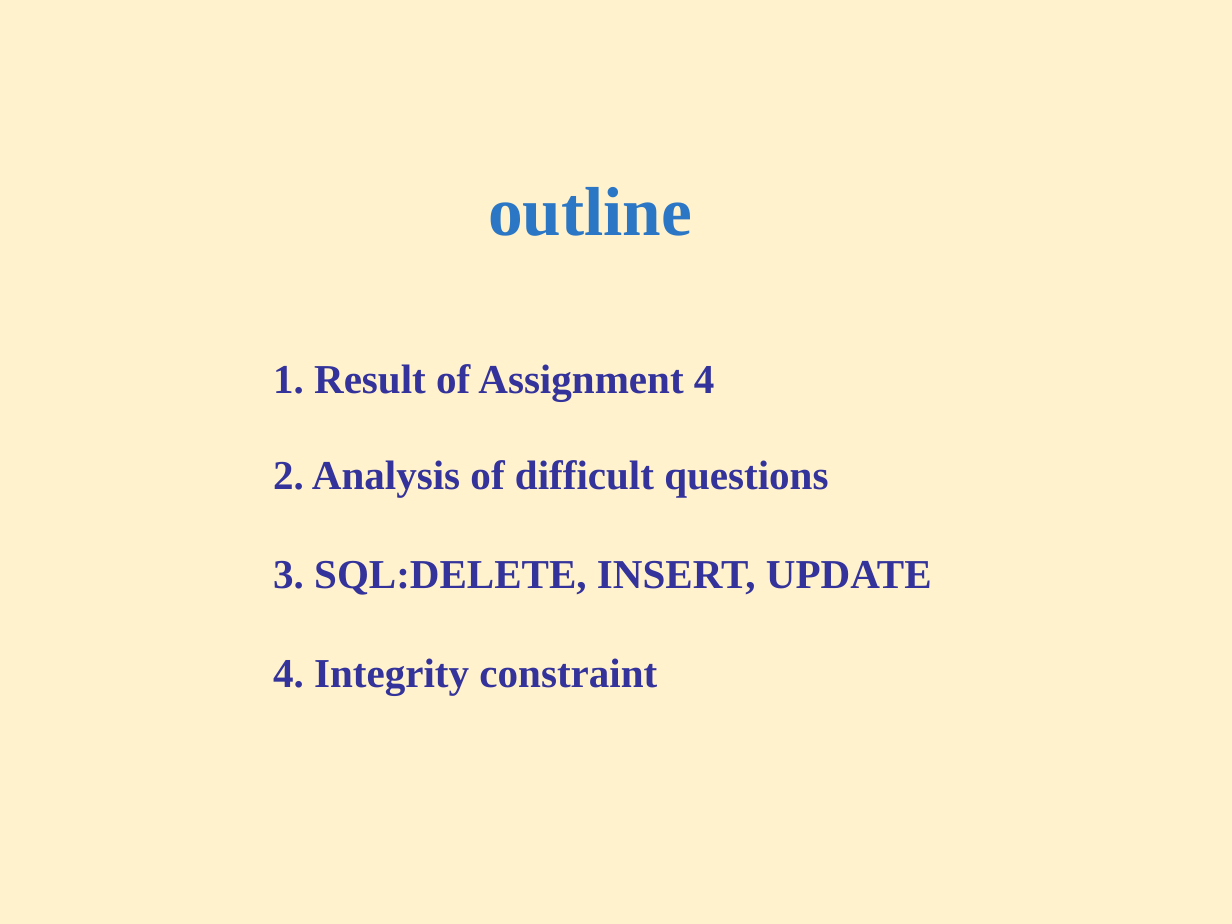
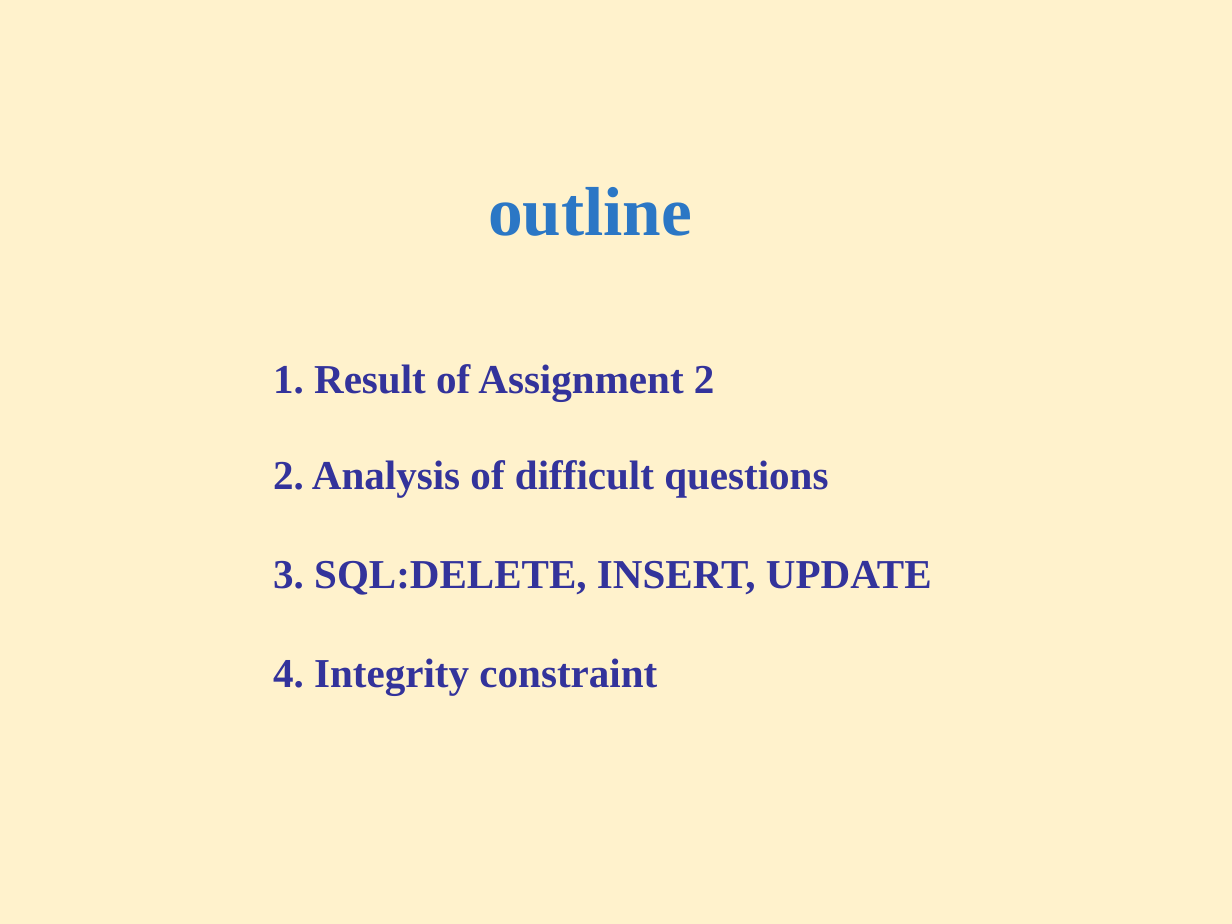
Before and after one commit to zygardxerneas/database, a slide deck: slide 2 of projects/project4/Lab4.pptx. Drawn at 1232x924 pixels with LibreOffice and Linux fonts; fonts in the diff are those of the drawing. Boxes give left, top, right and bottom in pixels: in the first picture for what was removed or moved away, otherwise in the second. Text is boxed around its words. In the diff, an @@ line names an element or a change of style, - is before the commit and + after.

```diff
--- a/projects/project4/Lab4.pptx
+++ b/projects/project4/Lab4.pptx
@@ text at box(273, 364, 715, 401): text changed @@
-1. Result of Assignment 4
+1. Result of Assignment 2
```
Also in this commit, not shown: 3 other slides changed.
